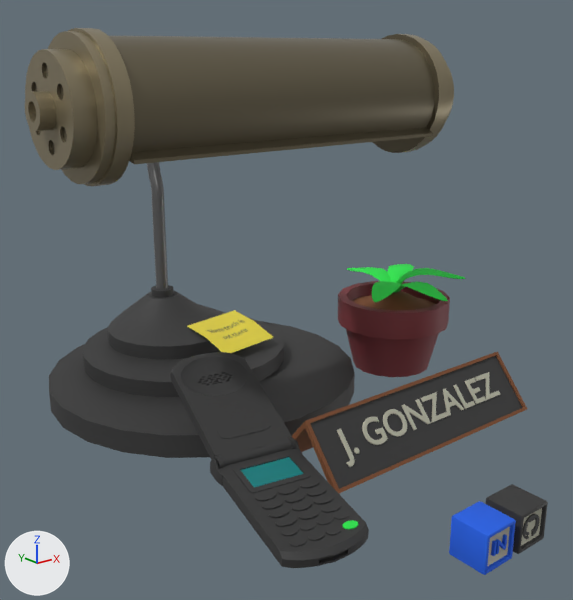
The glTF model public/models/ContactSecction.glb as it was, and as the next commit left it.
Camera for both pictures: a 50 mm lens placed at (72.98, -13.53, 10.15), pointed at (85.96, 2.7, 3.66). Every picture has the same lights, and +X, +Y and +Z are marked at lower left. Where no turn or scale is listed for an object, it has been applied to the vertices.

Script lines for the objects in view, before the commit:
```python
me_cube_020 = bpy.data.meshes.new('Cube.020')
me_cube_020.from_pydata(...)  # 280 vertices, 548 faces; spans x -0.474..0.474, y -0.474..0.474, z -0.087..0.861
# faces by material slot: [530, 18]
me_cube_020.materials.append(mat_cream_dark_blue)  # blue #1e61e7
me_cube_020.materials.append(mat_cream_yellow_light)  # grey #b4b4a2
me_cube_021 = bpy.data.meshes.new('Cube.021')
me_cube_021.from_pydata(...)  # 350 vertices, 692 faces; spans x -0.474..0.474, y -0.474..0.474, z -0.087..0.861
# faces by material slot: [674, 18]
me_cube_021.materials.append(mat_cream_dark)  # black #353535
me_cube_021.materials.append(mat_cream_yellow_light)  # grey #b4b4a2
me_text_007 = bpy.data.meshes.new('Text.007')
me_text_007.from_pydata(...)  # 3762 vertices, 7492 faces; spans x -3.11..3.04, y -0.17..0.47, z -0.2..0.55
me_text_007.materials.append(mat_cream_yellow_light)  # grey #b4b4a2
ob_github = bpy.data.objects.new('GitHub', me_cube_021)
ob_github.location = (86.37, -4.79, 0.02)
ob_linkedin = bpy.data.objects.new('LinkedIn', me_cube_020)
ob_linkedin.location = (85.23, -4.79, 0.02)
ob_text_008 = bpy.data.objects.new('Text.008', me_text_007)
ob_text_008.location = (88.08, -0.81, 0.66)
# also in view: 'Cylinder' at (83.55, 2.07, 1.41); 'Plane.135' at (91.62, 4.05, 2.87); 'Plane.133' at (82.97, -1.23, 0.37); 'Circle.050' at (91.61, 4.05, 1.24); 'Catenary.008' at (85.53, 6.79, 5.86)
```
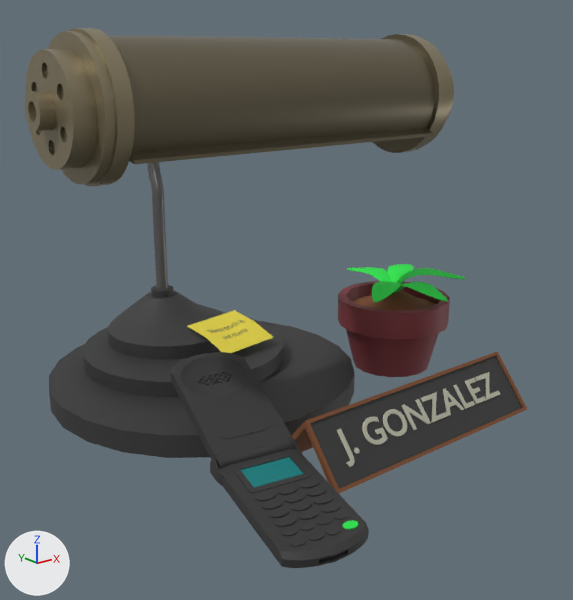
What differs and where, as boxes (x1, y1, x2, y2) in the pictures (573 x 600 px):
'LinkedIn', deleted (blue)
    before: (449, 501, 516, 575)
    faces in mat_cream_dark_blue (blue #1e61e7): (449, 501, 516, 575)
    faces in mat_cream_yellow_light (grey #b4b4a2): (487, 527, 510, 567)
'GitHub', deleted (black)
    before: (486, 484, 548, 554)
    faces in mat_cream_dark (black #353535): (486, 484, 548, 554)
    faces in mat_cream_yellow_light (grey #b4b4a2): (521, 508, 542, 546)

The change in detail:
Object 'LinkedIn' (ob_linkedin) is deleted.
Object 'GitHub' (ob_github) is deleted.
